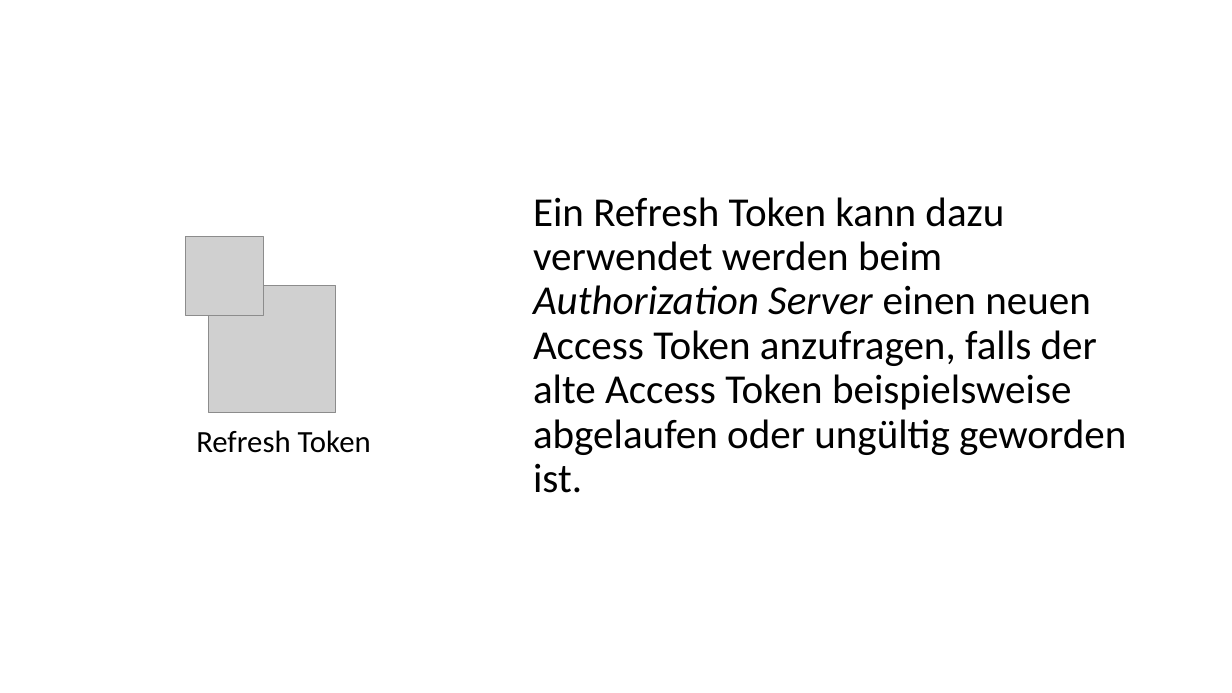
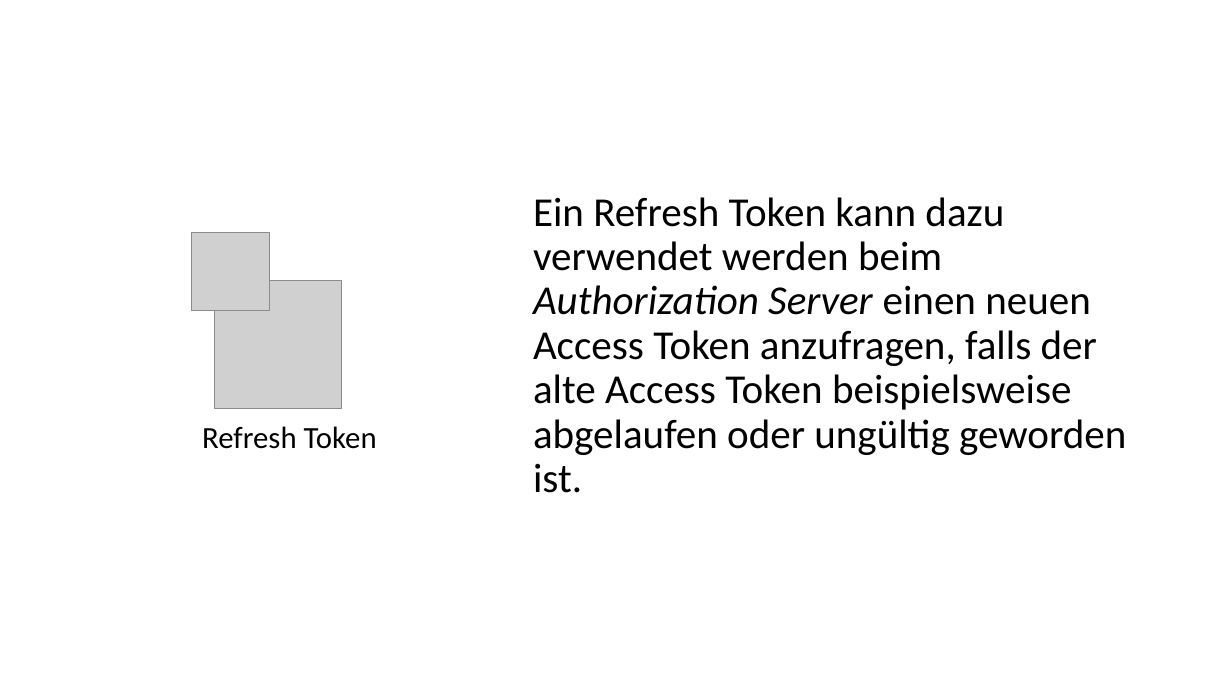
Before and after one commit to danielwagn3r/openid-workshop, a slide deck: slide 22 of OpenID Connect & OAuth.pptx (slide 21 before the commit). Drawn at 1232x693 pixels with LibreOffice and Linux fonts; fonts in the diff are those of the drawing; grey boxes stand for pictures. Boxes give left, top, right and bottom in pixels: in the first picture for what was removed or moved away, otherwise in the second. Text is boxed around its words. In the diff, an @@ line names an element or a change of style, - is before the commit and + after.

```diff
--- a/OpenID Connect & OAuth.pptx
+++ b/OpenID Connect & OAuth.pptx
@@ 2 pictures, 1 text: place and size @@
-2 pictures, 1 text at (185, 237, 371, 453)
+2 pictures, 1 text at (191, 232, 377, 449)
```
Also in this commit, not shown: 12 other slides changed, 2 slides added.
